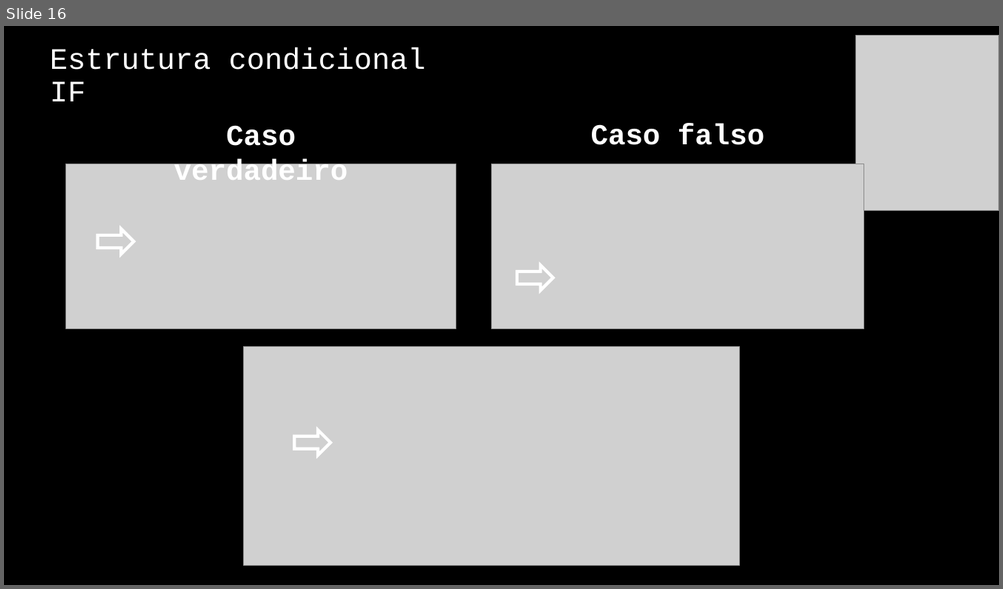
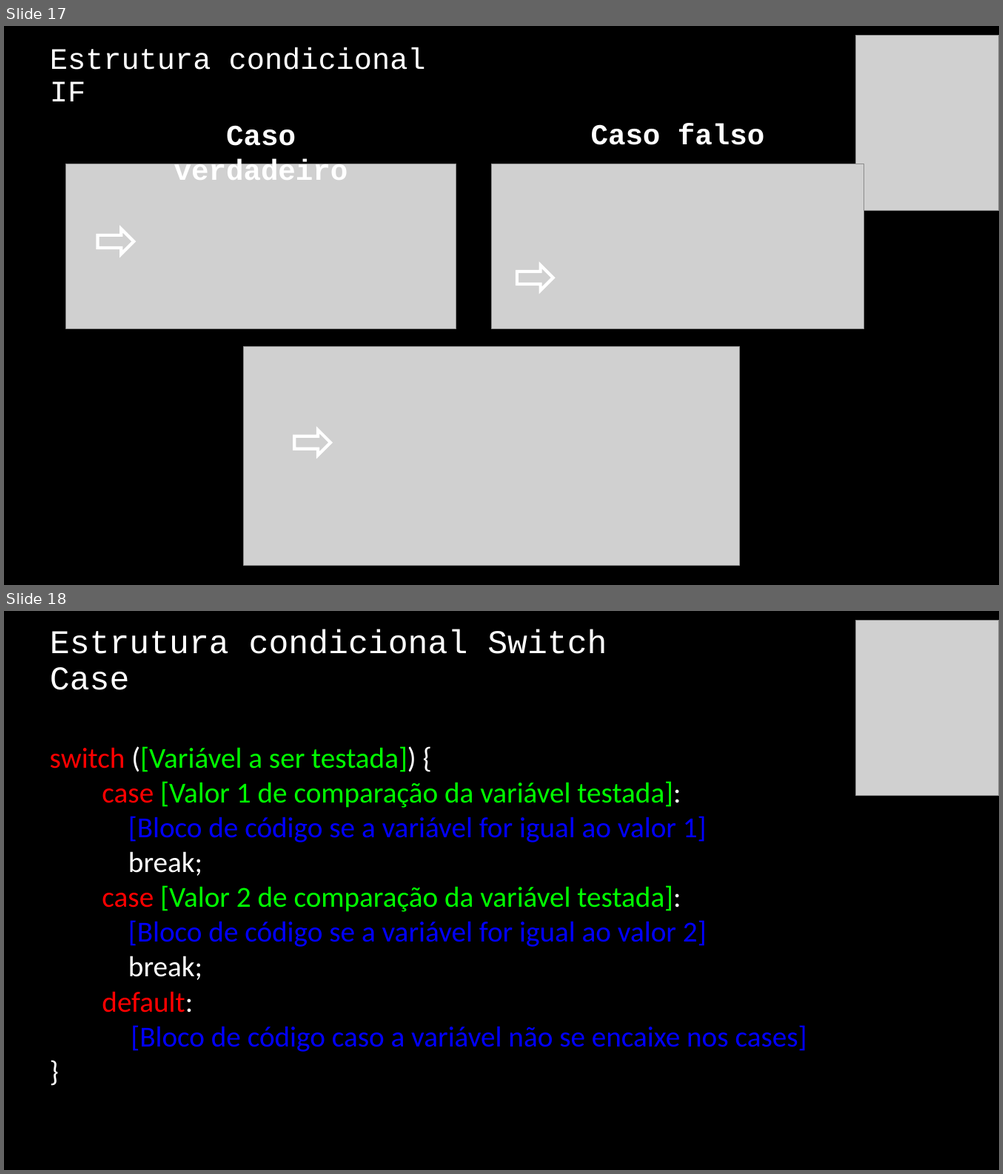
Before and after one commit to jrdutra/algoritmos, a slide deck: material_de_apoio/resumo_pratico.pptx. Shown one above the other, each under a label of ours: slide 16 before the commit, slides 17 and 18 after it. The pictures are 1003x589 and 1003x1174 pixels, drawn with LibreOffice and Linux fonts; fonts in the diff are those of the drawing; grey boxes stand for pictures. Boxes give left, top, right and bottom in pixels: in the first picture for what was removed or moved away, otherwise in the second. Text is boxed around its words. In the diff, an @@ line names an element or a change of style, - is before the commit and + after.

```diff
--- a/material_de_apoio/resumo_pratico.pptx
+++ b/material_de_apoio/resumo_pratico.pptx
@@ slide 18 added at [4,611,999,1170], background #000000 @@
@@ title added at [50,630,606,690], 32 pt, text #FFFFFF @@
+Estrutura condicional Switch Case
@@ picture added at [856,620,999,796] @@
@@ text added at [50,746,807,1052], 28 pt, text #0000FF @@
+switch ([Variável a ser testada]) {
+case [Valor 1 de comparação da variável testada]:
+[Bloco de código se a variável for igual ao valor 1]
+break;
+case [Valor 2 de comparação da variável testada]:
+[Bloco de código se a variável for igual ao valor 2]
+break;
+default:
+[Bloco de código caso a variável não se encaixe nos cases]
+}
@@ what was slide 16 is now slide 17 @@
```
Also in this commit, not shown: 6 other slides added.
